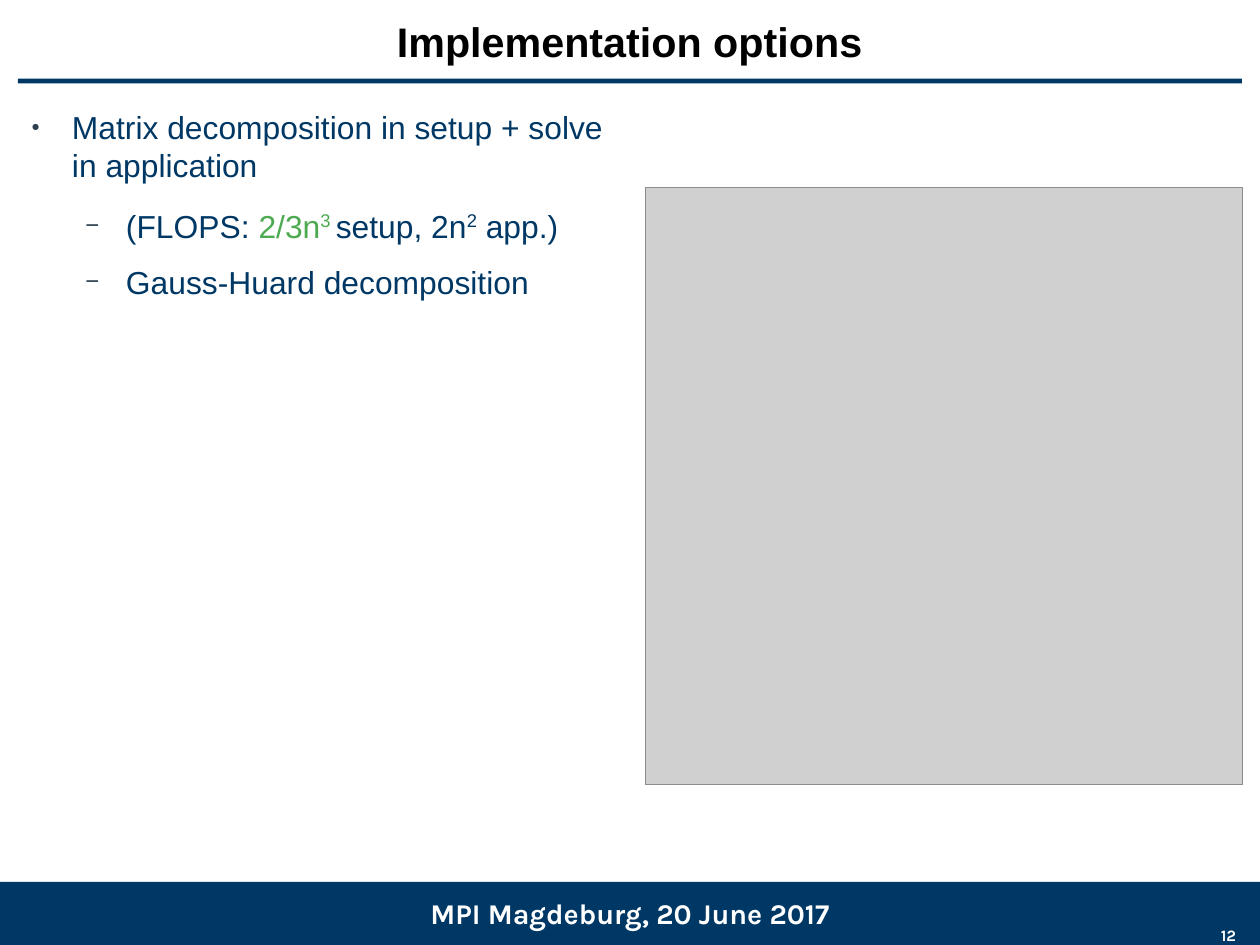
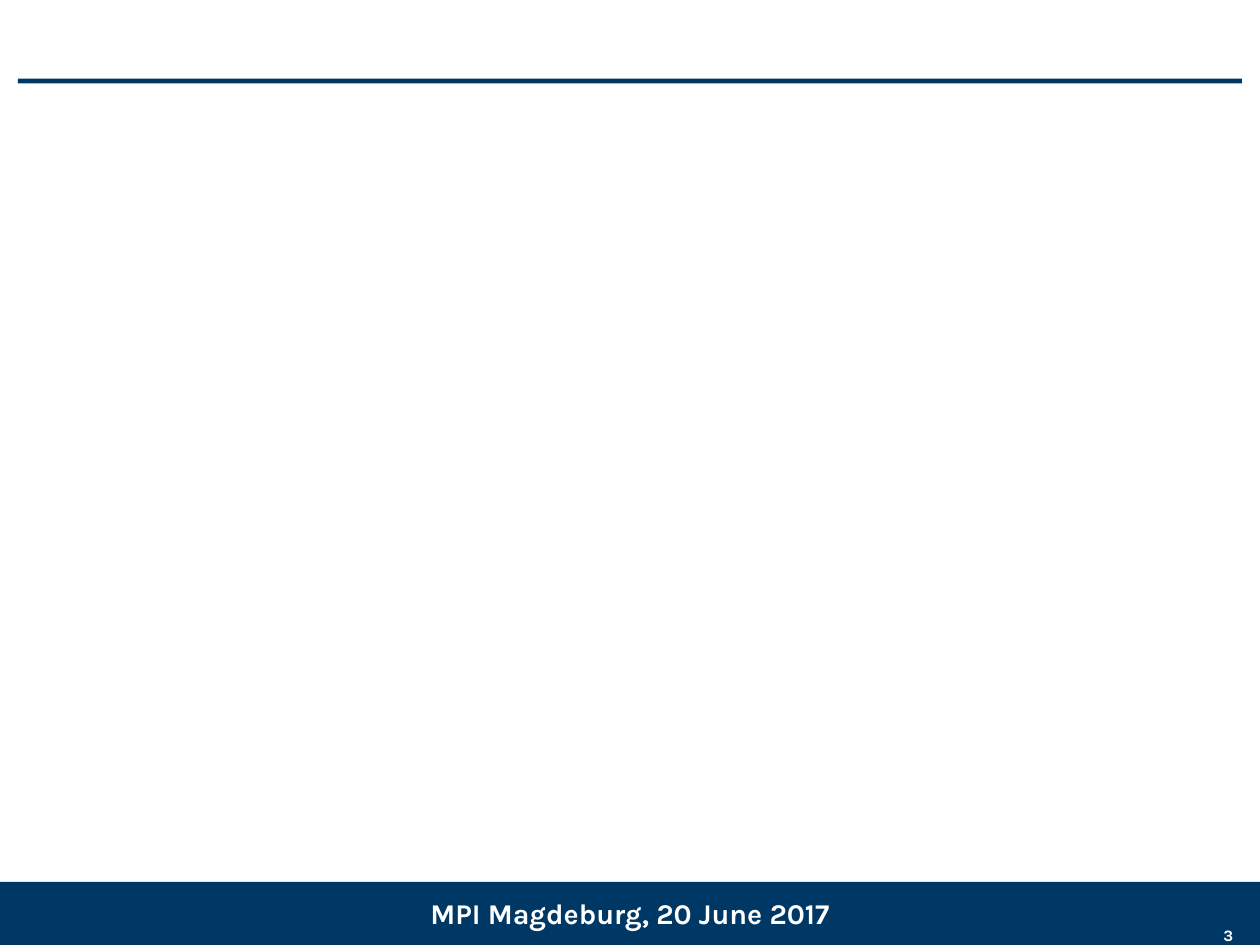
Before and after one commit to gflegar/talks, a slide deck: slide 3 of mpi_magdeburg_2017_06/slides.odp (slide 12 before the commit). Drawn at 1260x945 pixels with LibreOffice and Linux fonts; fonts in the diff are those of the drawing; grey boxes stand for pictures; background and template pictures are left out. Boxes give left, top, right and bottom in pixels: in the first picture for what was removed or moved away, otherwise in the second. Text is boxed around its words. In the diff, an @@ line names an element or a change of style, - is before the commit and + after.

Commit message:
Finish text for MPI

```diff
--- a/mpi_magdeburg_2017_06/slides.odp
+++ b/mpi_magdeburg_2017_06/slides.odp
@@ title removed at (397,27,862,65) @@
-Implementation options
@@ text removed at (72,116,602,300) @@
-● Matrix decomposition in setup + solve in application
-  − (FLOPS: 2/3n3 setup, 2n2 app.)
-  − Gauss-Huard decomposition
@@ picture removed at (645,188,1243,785) @@
@@ page number at (1223,930,1233,942): text changed @@
-12
+3
```
Also in this commit, not shown: 13 other slides changed, 3 slides added, 2 slides removed.
